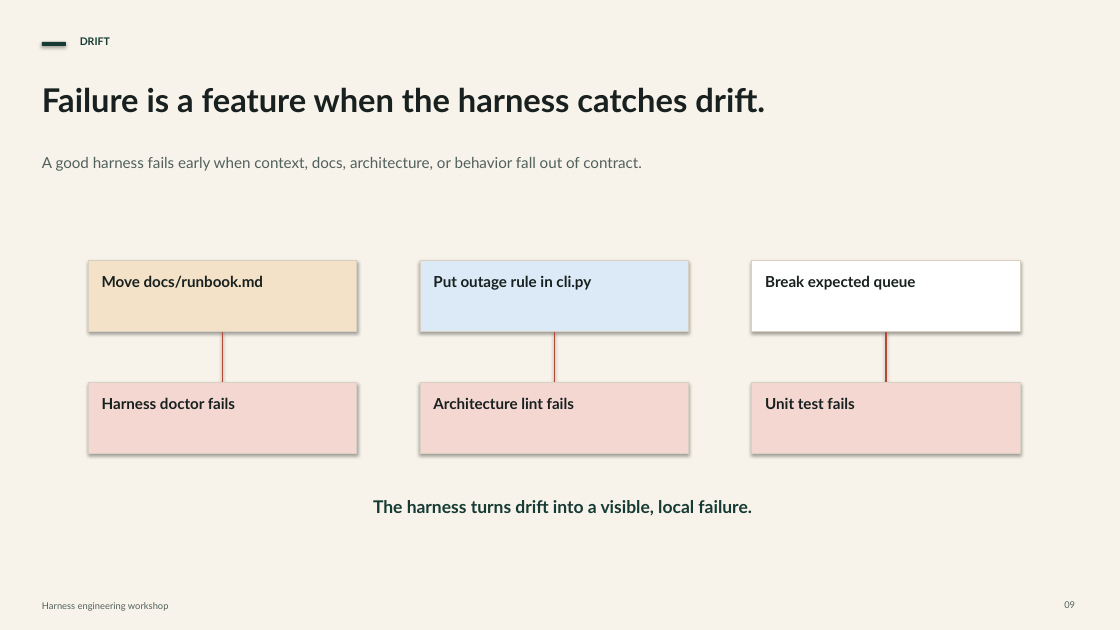
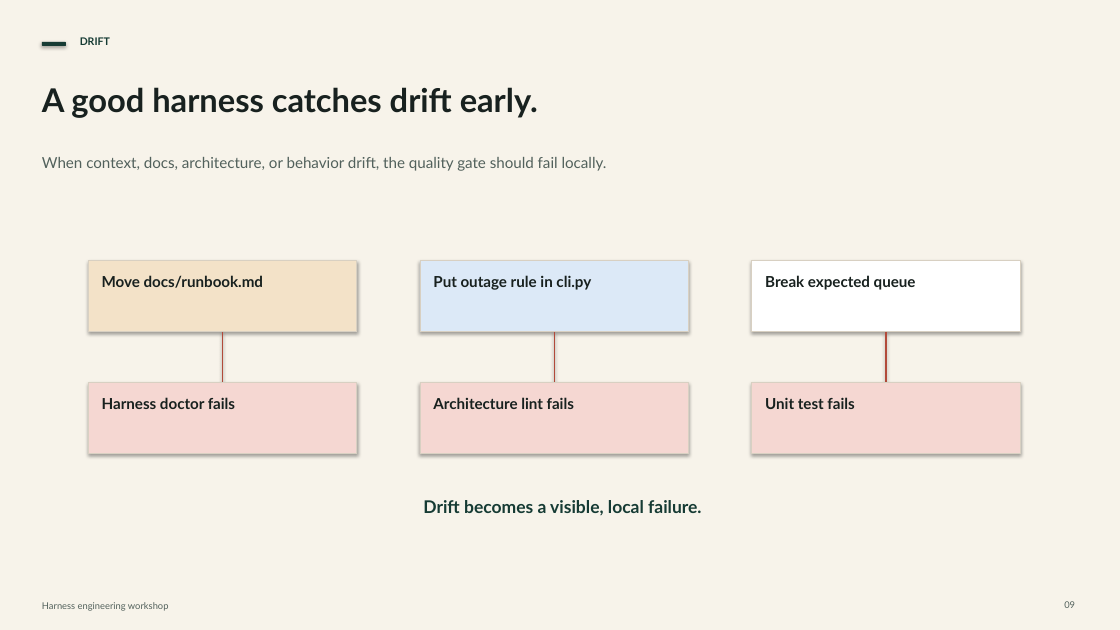
Before and after one commit to usamadar/harness-engineering-demo, a slide deck: slide 9 of presentations/harness-engineering-workshop.pptx. Drawn at 1120x630 pixels with LibreOffice and Linux fonts; fonts in the diff are those of the drawing. Boxes give left, top, right and bottom in pixels: in the first picture for what was removed or moved away, otherwise in the second. Text is boxed around its words. In the diff, an @@ line names an element or a change of style, - is before the commit and + after.

```diff
--- a/presentations/harness-engineering-workshop.pptx
+++ b/presentations/harness-engineering-workshop.pptx
@@ text at (42, 87, 538, 118): text changed @@
-Failure is a feature when the harness catches drift.
+A good harness catches drift early.
@@ text at (42, 157, 607, 171): text changed @@
-A good harness fails early when context, docs, architecture, or behavior fall out of contract.
+When context, docs, architecture, or behavior drift, the quality gate should fail locally.
@@ text at (423, 500, 701, 515): text changed @@
-The harness turns drift into a visible, local failure.
+Drift becomes a visible, local failure.
```
Also in this commit, not shown: 5 other slides changed, 1 other file.
